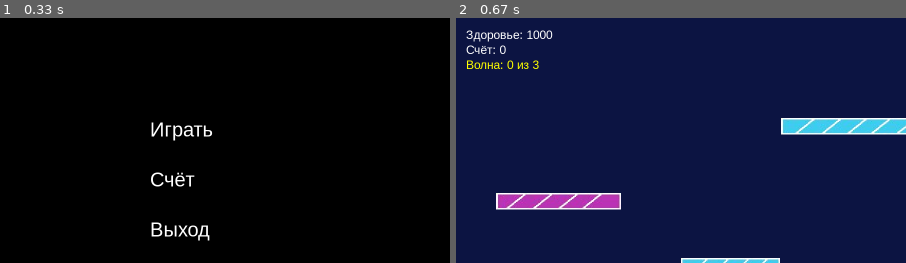
Above: before the commit, frames 1-2 (left to right).
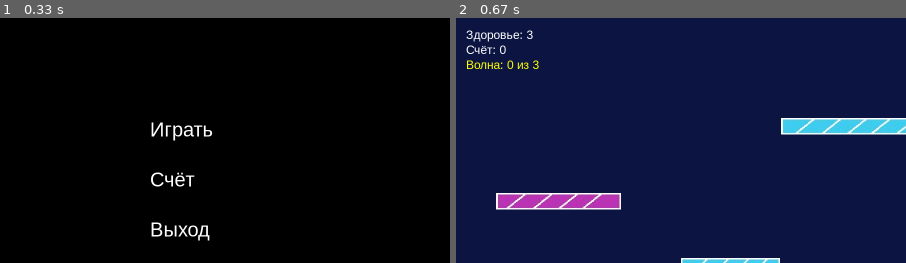
Above: after the commit, the same moments.

Repository: asidjasodpi/IP-PyGame
Game: pygame game, started from main.py
The game is run twice, just before and just after one commit, with the same random seed, the same clock (stepped at 60 frames per second) and the same inputs.
Inputs:
- Up to frame 1 (0.33 s): no input
- Up to frame 2 (0.67 s): click "Играть" at 0.38 s
The pictures show only the part of the screen within x 0-50%, y 0-50%; the shares and areas given below are measured in that part.

Frame 1 is identical in both runs. In frame 2, 0.1% of the frame differs, in the area x 15-22%, y 4-9%.

Commit message:
Add files via upload
Скрипт обновлён

Diff:
--- a/settings.py
+++ b/settings.py
@@ -1,6 +1,4 @@
-import pygame
-pygame.init()
-pygame.mixer.init()
+
 SCREEN_WIDTH = 1800
 SCREEN_HEIGHT = 980
 FPS = 60
@@ -21,7 +19,7 @@
 # Игрок
 PLAYER_SPEED = 10
 PLAYER_JUMP_POWER = 19
-PLAYER_HEALTH = 1000
+PLAYER_HEALTH = 3
 # Враги
 ENEMY_SPEED = 4
 WAVE_DELAY = 5000  # 5 сек между волнами
